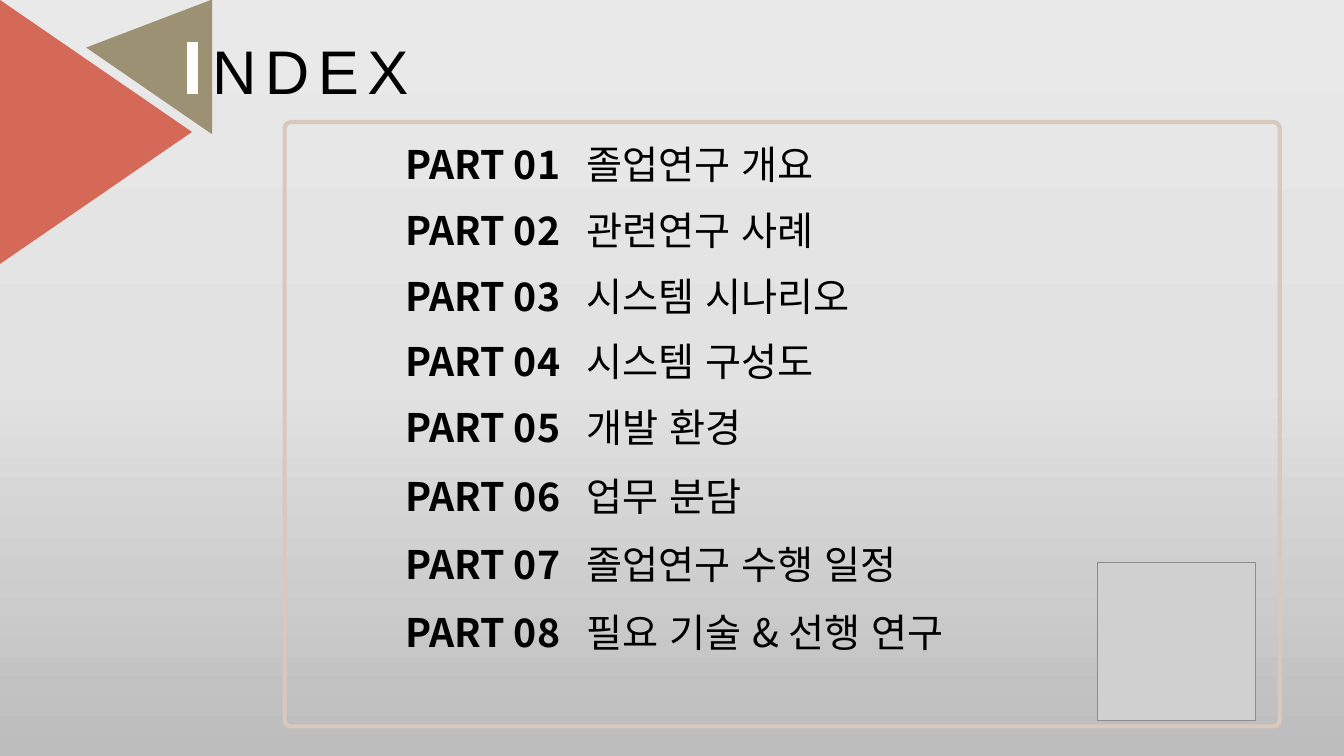
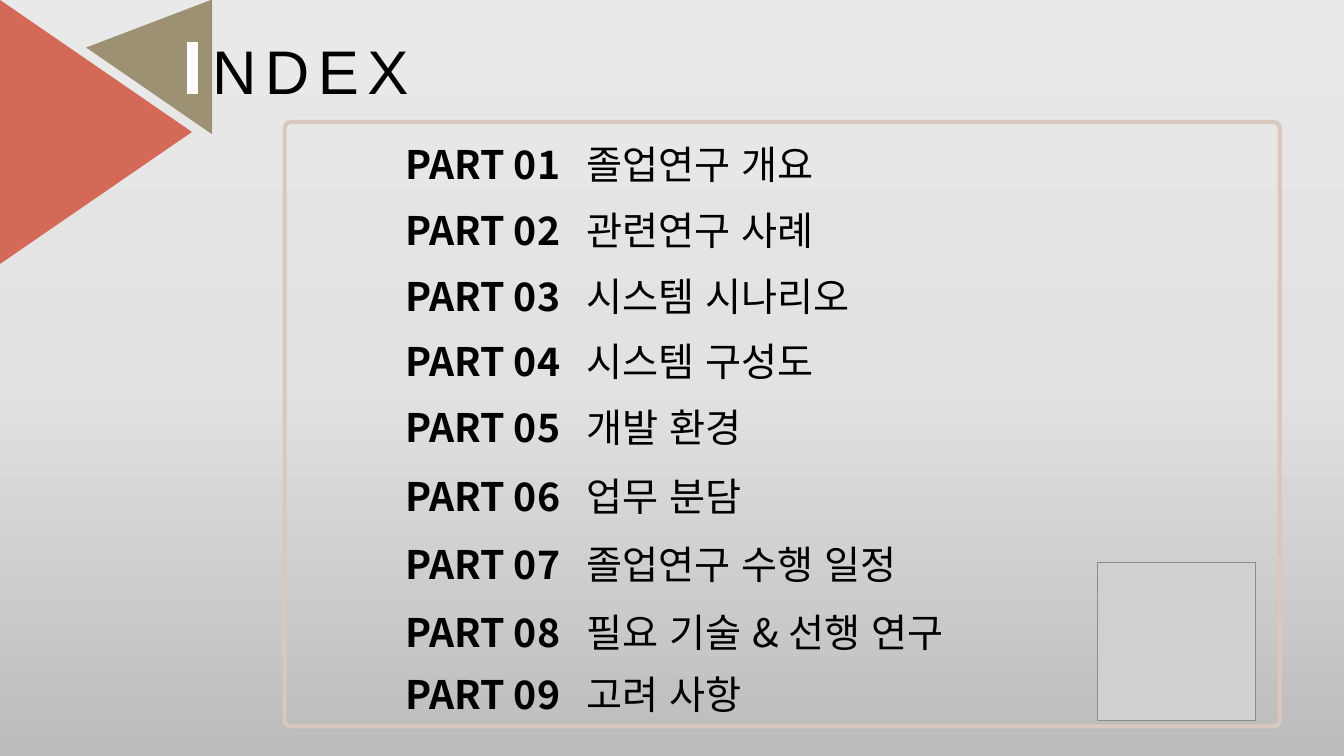
Before and after one commit to hrnoh/graduate_proj, a slide deck: slide 2 of 종합설계_제안서(2차).pptx. Drawn at 1344x756 pixels with LibreOffice and Linux fonts; fonts in the diff are those of the drawing; grey boxes stand for pictures. Boxes give left, top, right and bottom in pixels: in the first picture for what was removed or moved away, otherwise in the second. Text is boxed around its words. In the diff, an @@ line names an element or a change of style, - is before the commit and + after.

```diff
--- a/종합설계_제안서(2차).pptx
+++ b/종합설계_제안서(2차).pptx
@@ text added at (406,676,742,712), 28 pt, text #000000, bold @@
+PART 09 고려 사항
```
Also in this commit, not shown: 7 other slides changed, 12 slides added, 3 slides removed.
